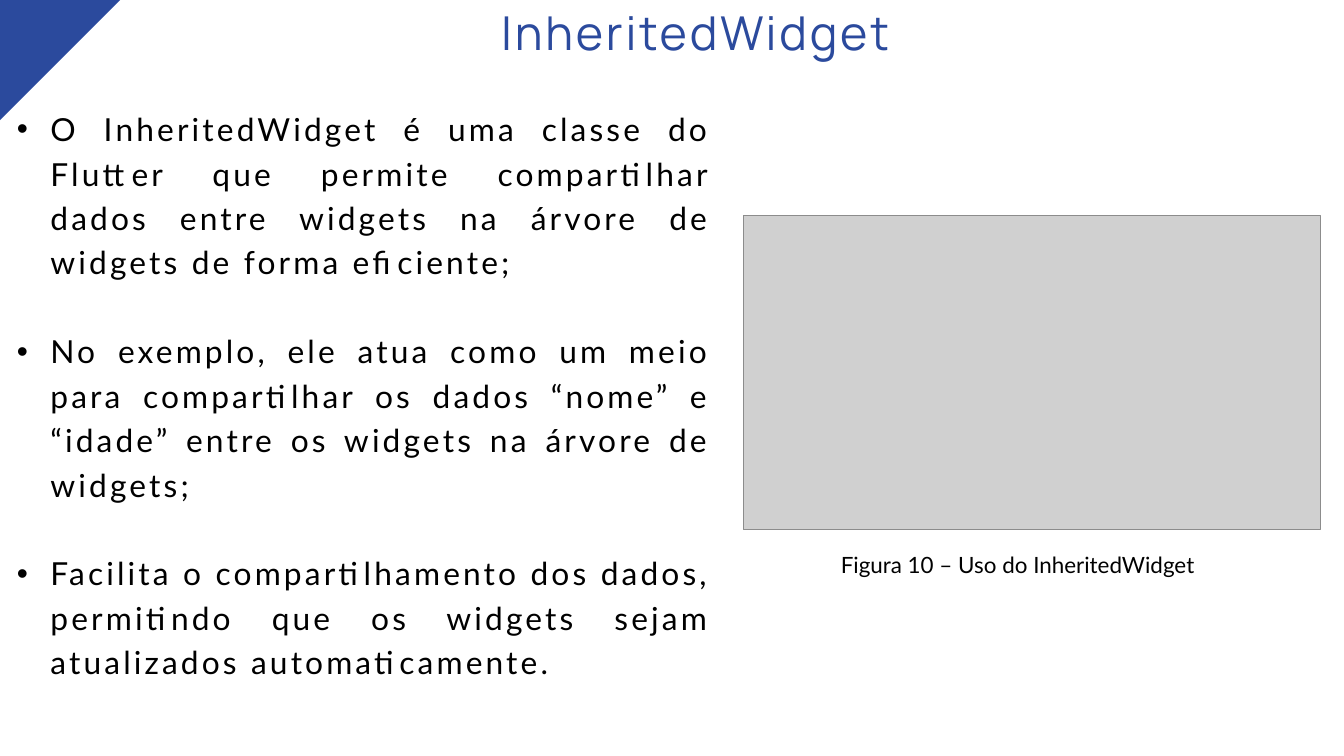
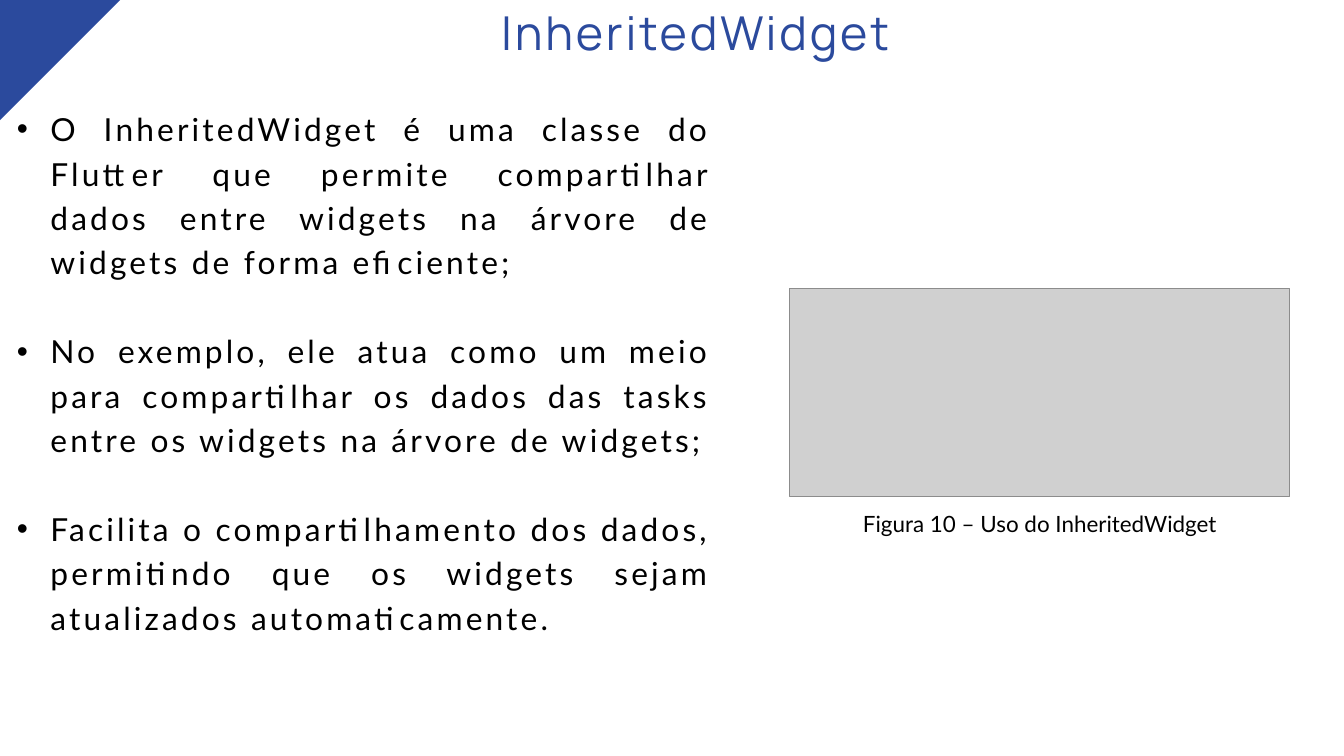
Before and after one commit to TalyssonDEV/Semac-11, a slide deck: slide 19 of Aula11-Manipulação de Estados/Aula11-Manipulação de Estados.pptx. Drawn at 1344x756 pixels with LibreOffice and Linux fonts; fonts in the diff are those of the drawing; grey boxes stand for pictures. Boxes give left, top, right and bottom in pixels: in the first picture for what was removed or moved away, otherwise in the second. Text is boxed around its words. In the diff, an @@ line names an element or a change of style, - is before the commit and + after.

```diff
--- a/Aula11-Manipulação de Estados/Aula11-Manipulação de Estados.pptx
+++ b/Aula11-Manipulação de Estados/Aula11-Manipulação de Estados.pptx
@@ picture: place and size @@
-picture at (743, 216, 1320, 530)
+picture at (790, 288, 1290, 497)
@@ text at (50, 339, 707, 458): text changed @@
-• No exemplo, ele atua como um meio para compartilhar os dados “nome” e “idade” entre os widgets na árvore de widgets;
+• No exemplo, ele atua como um meio para compartilhar os dados das tasks entre os widgets na árvore de widgets;
@@ text "Figura 10 – Uso do ...": place and size @@
-text "Figura 10 – Uso do ..." at (841, 556, 1194, 577)
+text "Figura 10 – Uso do ..." at (863, 515, 1216, 536)
```
Also in this commit, not shown: 8 other slides changed, 6 other files.
